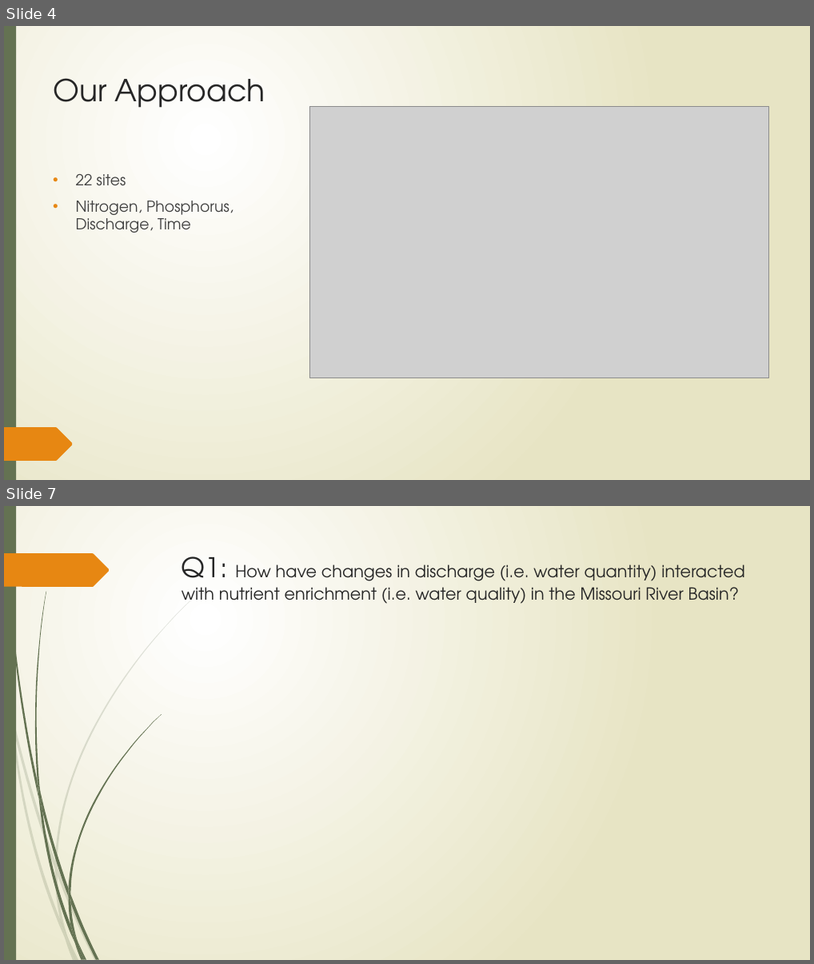
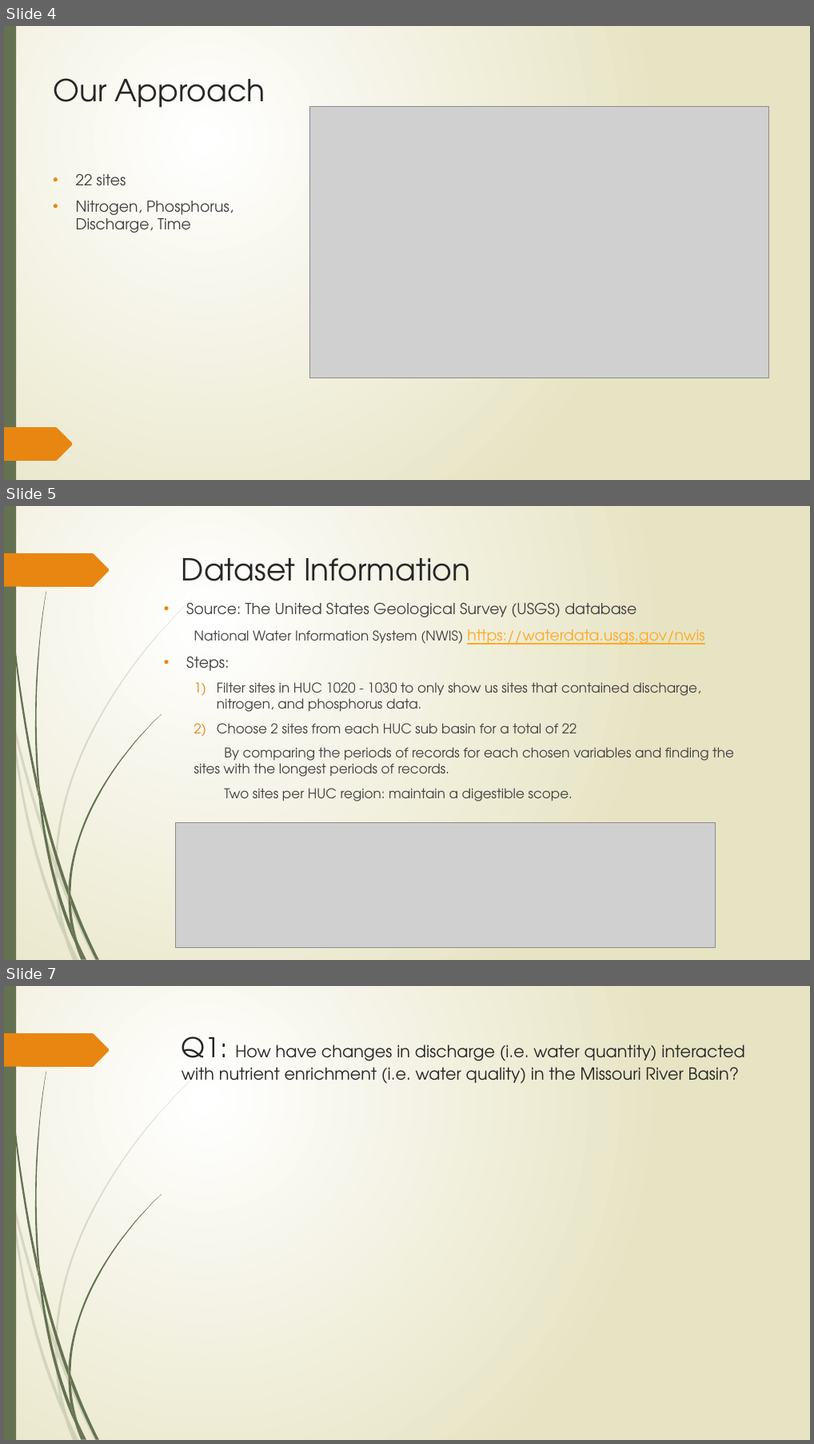
Before and after one commit to forkhala/Hydrologic_Data_Analysis_Final_Proj, a slide deck: TeamDocs/Examining the Hydrologic Properties of the Missouri River.pptx. Shown one above the other, each under a label of ours: slides 4 and 7 before the commit, slides 4, 5 and 7 after it; the slides between them are not shown. The pictures are 814x964 and 814x1444 pixels, drawn with LibreOffice and Linux fonts; fonts in the diff are those of the drawing; grey boxes stand for pictures. Boxes give left, top, right and bottom in pixels: in the first picture for what was removed or moved away, otherwise in the second. Text is boxed around its words. In the diff, an @@ line names an element or a change of style, - is before the commit and + after.

```diff
--- a/TeamDocs/Examining the Hydrologic Properties of the Missouri River.pptx
+++ b/TeamDocs/Examining the Hydrologic Properties of the Missouri River.pptx
@@ slide 5 added at [4, 506, 810, 960], background gradient #FFFFFF to #E8E6C4; not listed: 24 template elements that a slide beside it also shows @@
@@ title added at [182, 558, 470, 581], 36 pt, text #262626 @@
+Dataset Information
@@ text added at [186, 603, 734, 801], 16 pt, text #404040 @@
+• Source: The United States Geological Survey (USGS) database
+National Water Information System (NWIS) https://waterdata.usgs.gov/nwis
+• Steps:
+  1) Filter sites in HUC 1020 - 1030 to only show us sites that contained discharge, nitrogen, and phosphorus data.
+  2) Choose 2 sites from each HUC sub basin for a total of 22
+  By comparing the periods of records for each chosen variables and finding the sites with the longest periods of records.
+  Two sites per HUC region: maintain a digestible scope.
@@ picture added at [176, 823, 716, 947] @@
```
Also in this commit, not shown: 1 slide changed, 1 slide removed.
